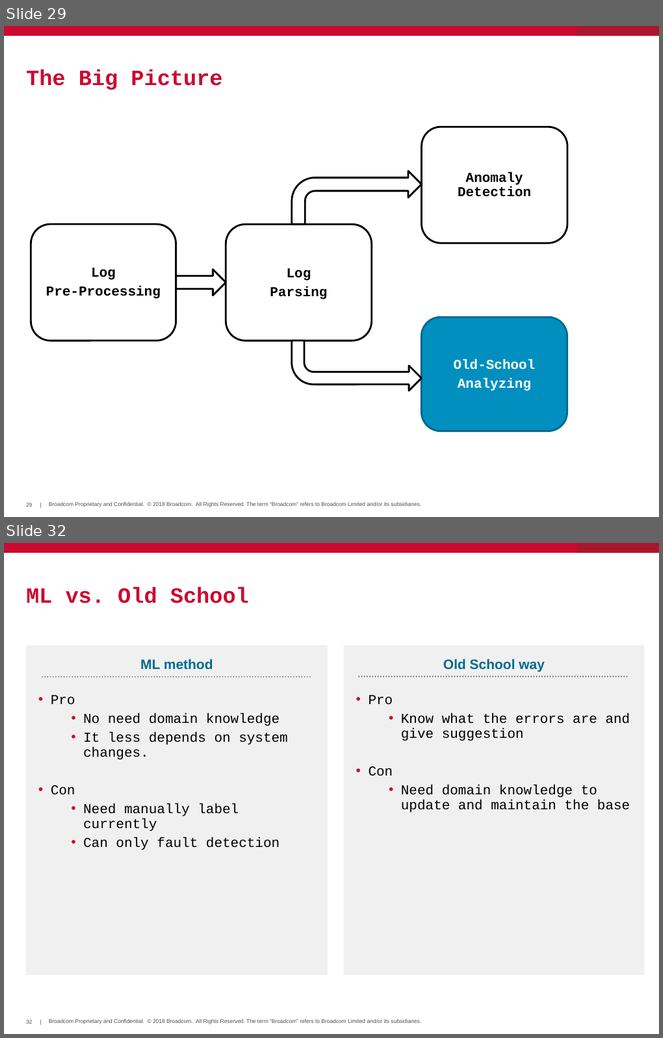
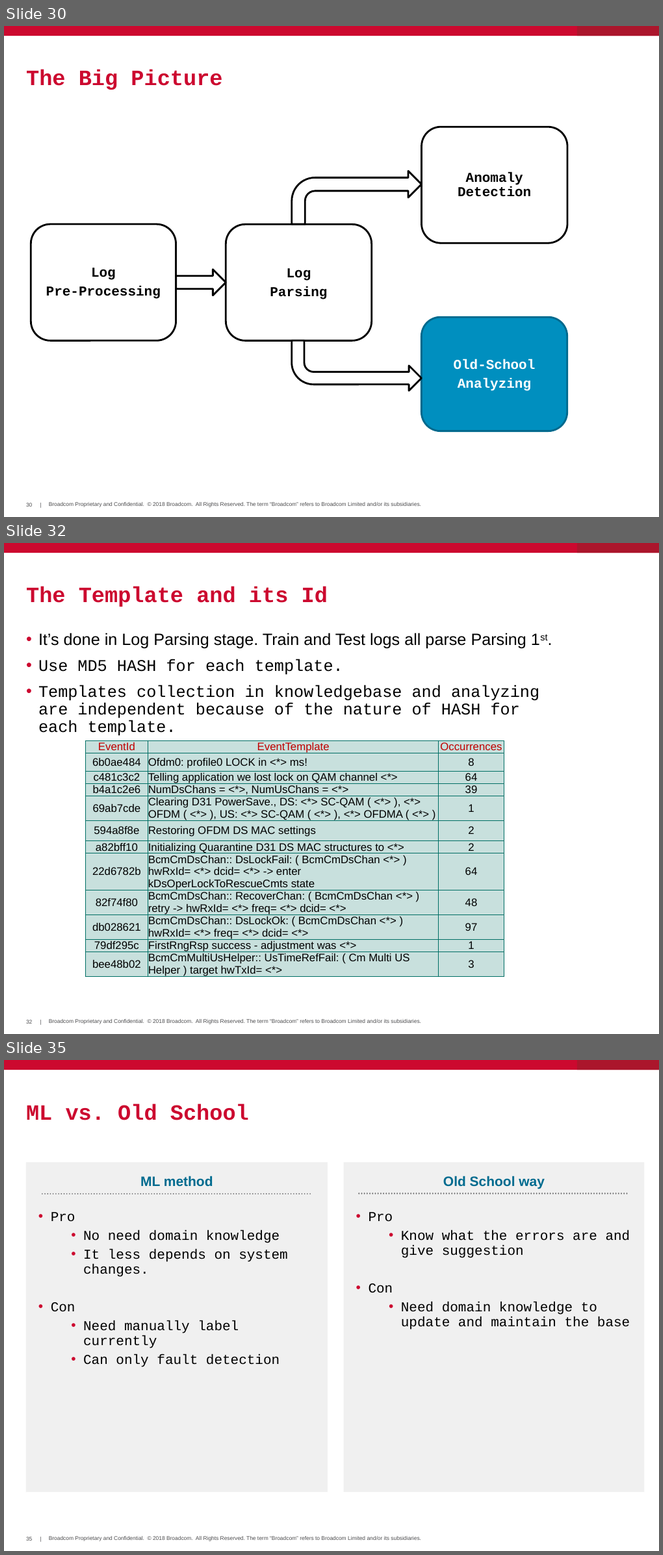
Before and after one commit to hayhan/loganalyzer, a slide deck: papers/LogAnalyzerIntro.pptx. Shown one above the other, each under a label of ours: slides 29 and 32 before the commit, slides 30, 32 and 35 after it; the slides between them are not shown. The pictures are 663x1038 and 663x1555 pixels, drawn with LibreOffice and Linux fonts; fonts in the diff are those of the drawing; background and template pictures are left out. Boxes give left, top, right and bottom in pixels: in the first picture for what was removed or moved away, otherwise in the second. Text is boxed around its words. In the diff, an @@ line names an element or a change of style, - is before the commit and + after.

```diff
--- a/papers/LogAnalyzerIntro.pptx
+++ b/papers/LogAnalyzerIntro.pptx
@@ slide 32 added at (x1=4, y1=543, x2=659, y2=1034), background #FFFFFF; not listed: 5 template elements that a slide beside it also shows @@
@@ title added at (x1=26, y1=586, x2=328, y2=607), 24 pt, text #CC092F, bold @@
+The Template and its Id
@@ text added at (x1=38, y1=633, x2=540, y2=736), 18 pt, text #000000 @@
+• It’s done in Log Parsing stage. Train and Test logs all parse Parsing 1st.
+• Use MD5 HASH for each template.
+• Templates collection in knowledgebase and analyzing are independent because of the nature of HASH for each template.
@@ table added at (x1=85, y1=741, x2=504, y2=990), 12 rows, 3 columns @@
+EventId | EventTemplate | Occurrences
+6b0ae484 | Ofdm0: profile0 LOCK in <*> ms! | 8
+c481c3c2 | Telling application we lost lock on QAM channel <*> | 64
+b4a1c2e6 | NumDsChans = <*>, NumUsChans = <*> | 39
+69ab7cde | Clearing D31 PowerSave., DS: <*> SC-QAM ( <*> ), <*> OFDM ( <*> ), US: <*> SC-QAM ( <*> ), <*> OFDMA ( <*> ) | 1
+594a8f8e | Restoring OFDM DS MAC settings | 2
+a82bff10 | Initializing Quarantine D31 DS MAC structures to <*> | 2
+22d6782b | BcmCmDsChan:: DsLockFail: ( BcmCmDsChan <*> ) hwRxId= <*> dcid= <*> -> enter kDsOperLockToRescueCmts state | 64
+82f74f80 | BcmCmDsChan:: RecoverChan: ( BcmCmDsChan <*> ) retry -> hwRxId= <*> freq= <*> dcid= <*> | 48
+db028621 | BcmCmDsChan:: DsLockOk: ( BcmCmDsChan <*> ) hwRxId= <*> freq= <*> dcid= <*> | 97
+79df295c | FirstRngRsp success - adjustment was <*> | 1
+bee48b02 | BcmCmMultiUsHelper:: UsTimeRefFail: ( Cm Multi US Helper ) target hwTxId= <*> | 3
@@ what was slide 29 is now slide 30 @@
@@ what was slide 32 is now slide 35 @@
@@ page number at (x1=26, y1=1537, x2=32, y2=1541): text changed @@
-32
+35
```
Also in this commit, not shown: 8 slides changed, 2 other slides added.
